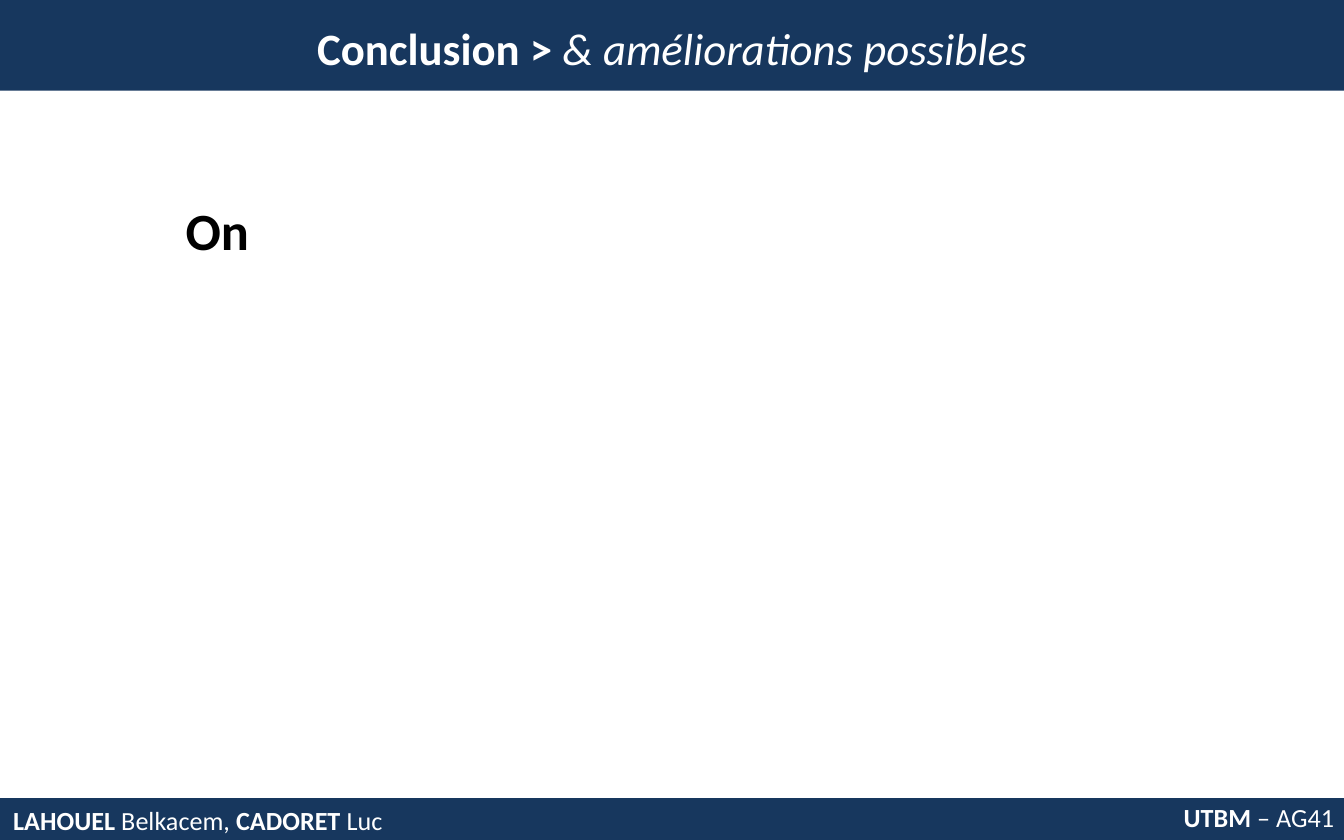
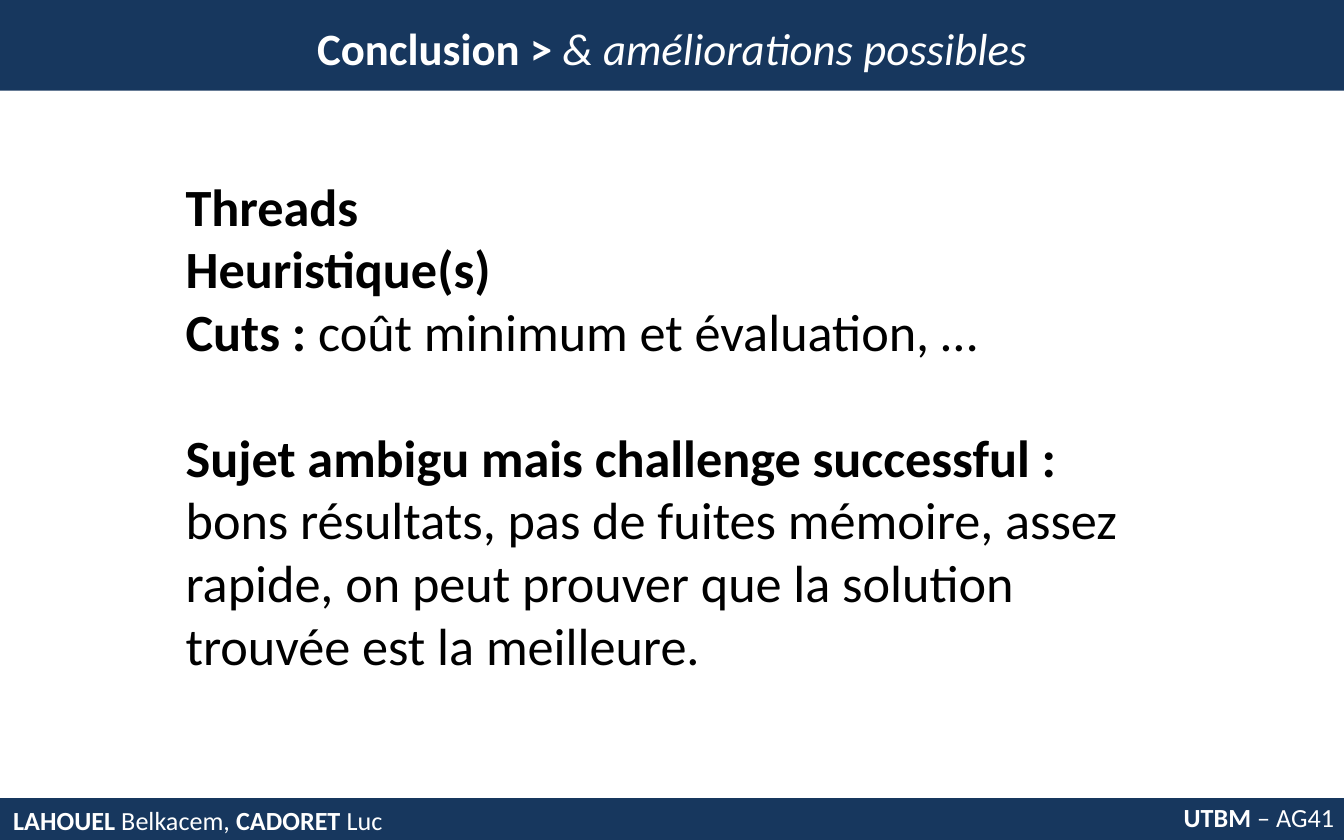
Before and after one commit to belkacemlahouel/AG41_Exacte, a slide deck: slide 8 of pst.pptx (slide 9 before the commit). Drawn at 1344x840 pixels with LibreOffice and Linux fonts; fonts in the diff are those of the drawing. Boxes give left, top, right and bottom in pixels: in the first picture for what was removed or moved away, otherwise in the second. Text is boxed around its words. In the diff, an @@ line names an element or a change of style, - is before the commit and + after.

Commit message:
Màj et fin du ppt.

```diff
--- a/pst.pptx
+++ b/pst.pptx
@@ text at bbox=[186, 189, 1117, 666]: text changed; bold off @@
-On
+Threads
+Heuristique(s)
+Cuts : coût minimum et évaluation, …
+Sujet ambigu mais challenge successful : bons résultats, pas de fuites mémoire, assez rapide, on peut prouver que la solution trouvée est la meilleure.
```
Also in this commit, not shown: 2 other slides changed, 1 slide removed.
